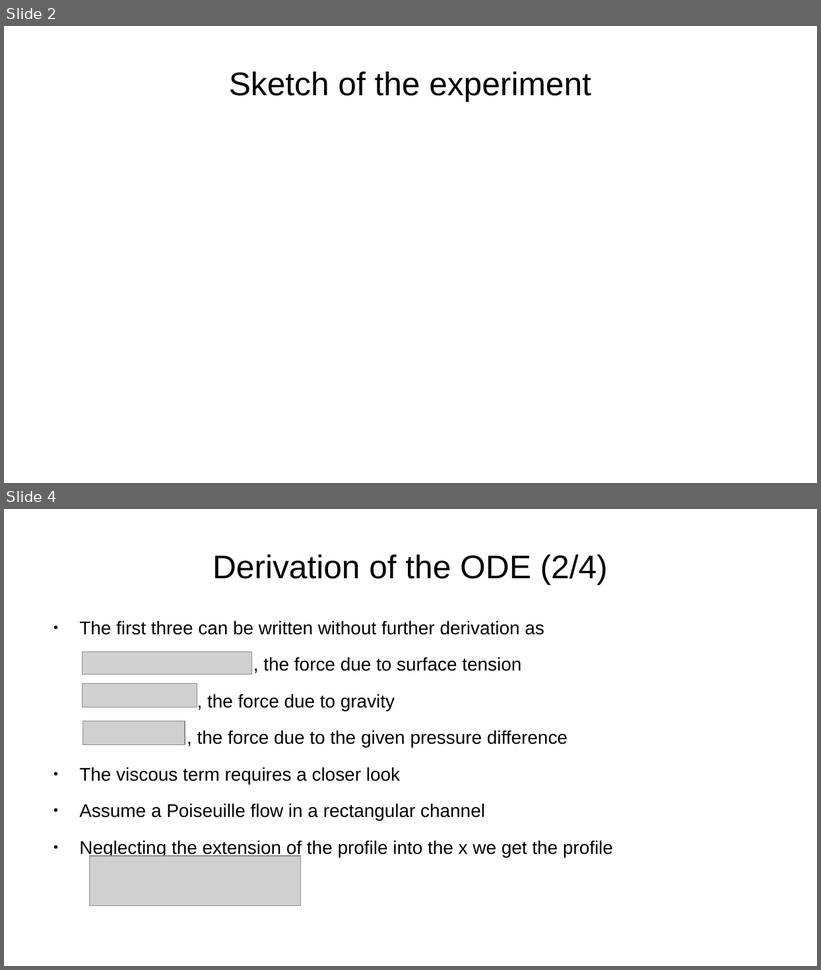
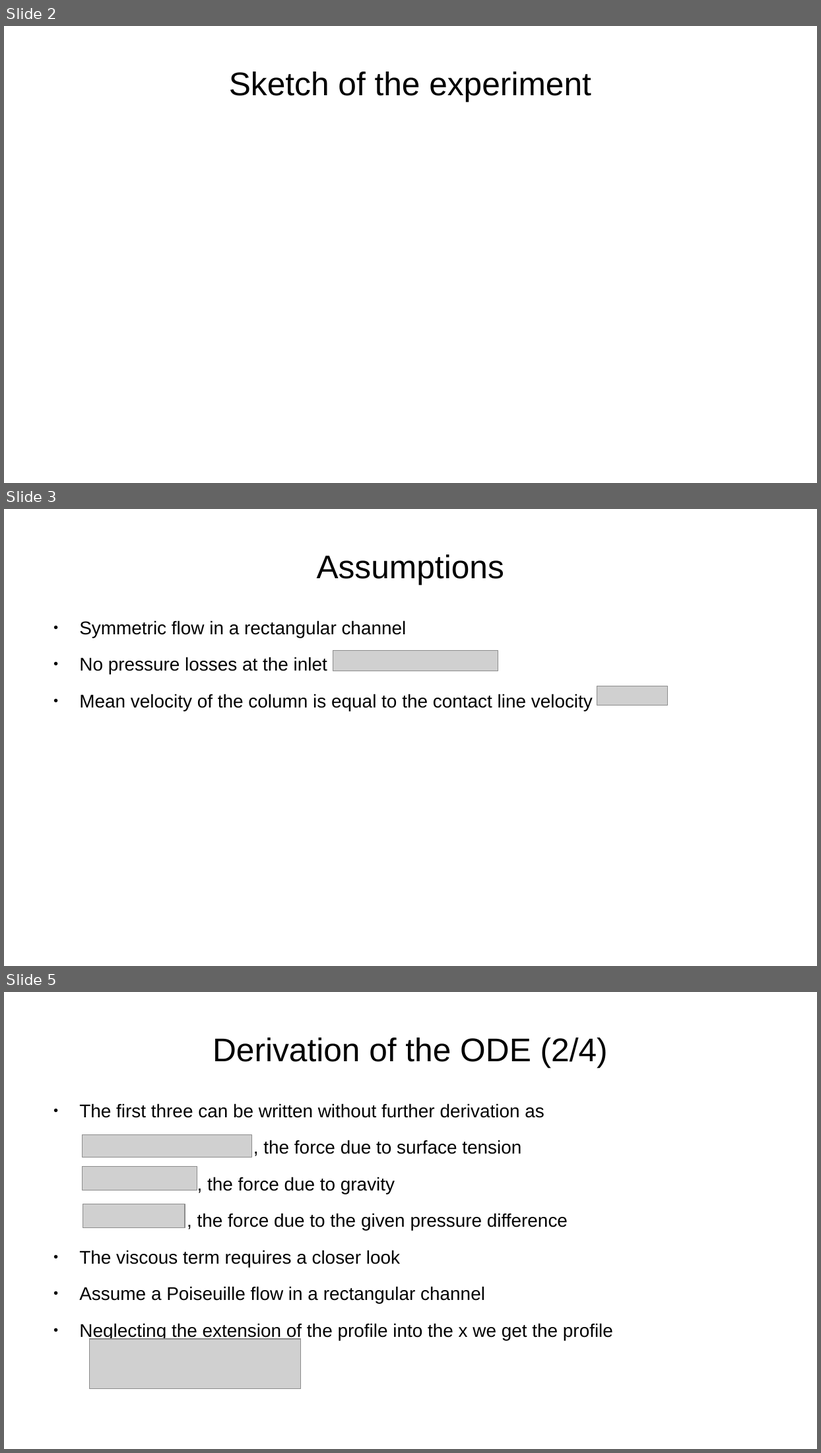
Before and after one commit to ManuelRatz/ratzVKI, a slide deck: Slides/equation_derivation.odp. Shown one above the other, each under a label of ours: slides 2 and 4 before the commit, slides 2, 3 and 5 after it; the slides between them are not shown. The pictures are 821x970 and 821x1453 pixels, drawn with LibreOffice and Linux fonts; fonts in the diff are those of the drawing; grey boxes stand for pictures. Boxes give left, top, right and bottom in pixels: in the first picture for what was removed or moved away, otherwise in the second. Text is boxed around its words. In the diff, an @@ line names an element or a change of style, - is before the commit and + after.

```diff
--- a/Slides/equation_derivation.odp
+++ b/Slides/equation_derivation.odp
@@ slide 3 added at bbox=[4, 509, 817, 966], background #FFFFFF @@
@@ title added at bbox=[317, 555, 504, 584], 32 pt, text #000000 @@
+Assumptions
@@ text added at bbox=[79, 621, 593, 711], 18 pt, text #000000 @@
+● Symmetric flow in a rectangular channel
+● No pressure losses at the inlet
+● Mean velocity of the column is equal to the contact line velocity
@@ picture added at bbox=[333, 651, 498, 671] @@
@@ picture added at bbox=[597, 686, 668, 705] @@
@@ what was slide 4 is now slide 5 @@
```
Also in this commit, not shown: 3 slides changed.
